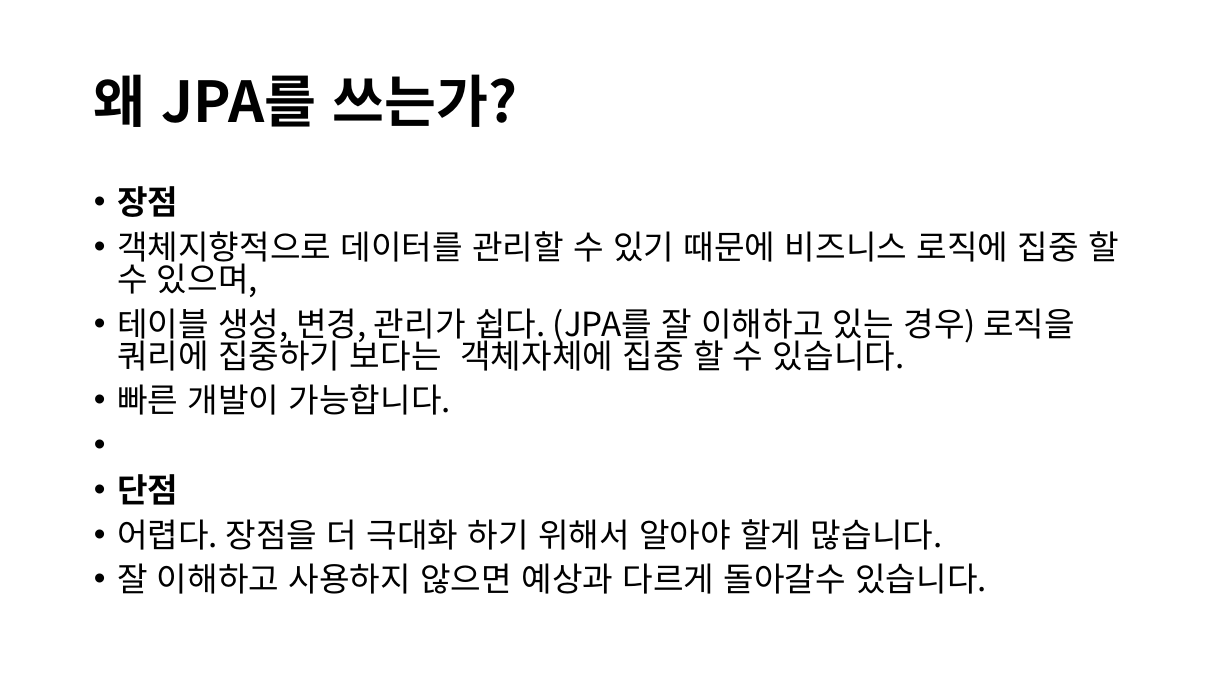
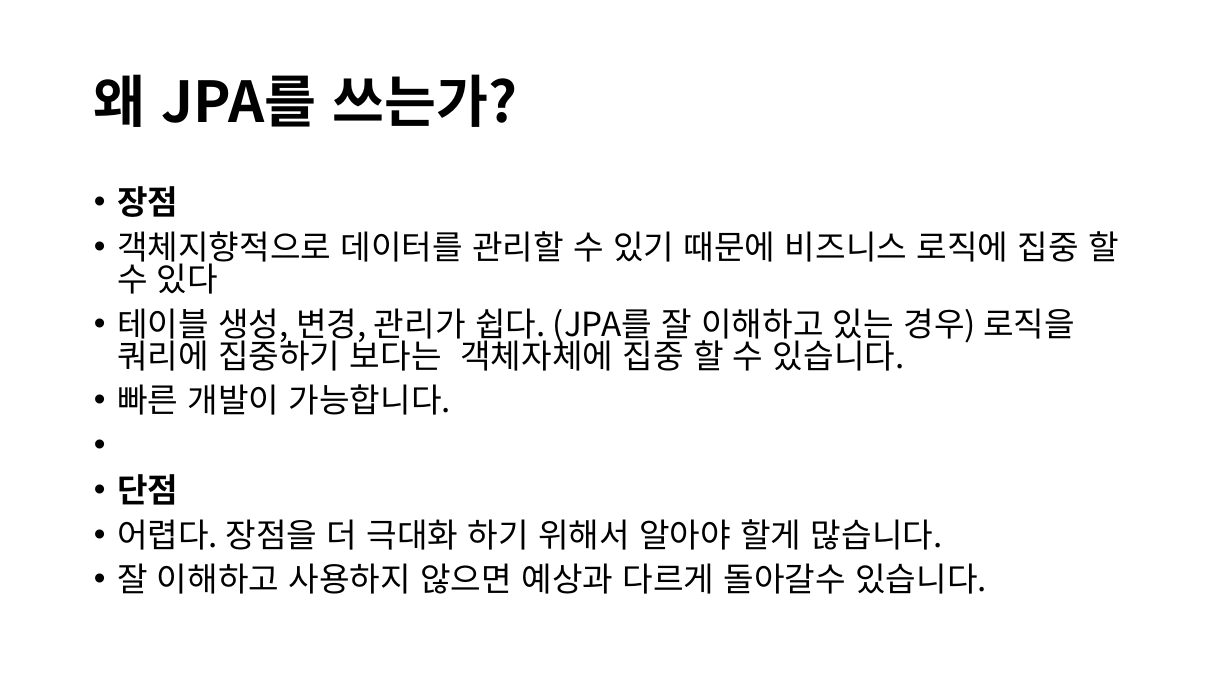
Before and after one commit to visualkhh/book-hibernate, a slide deck: slide 6 of hibernate5.x.pptx. Drawn at 1232x693 pixels with LibreOffice and Linux fonts; fonts in the diff are those of the drawing. Boxes give left, top, right and bottom in pixels: in the first picture for what was removed or moved away, otherwise in the second. Text is boxed around its words. In the diff, an @@ line names an element or a change of style, - is before the commit and + after.

```diff
--- a/hibernate5.x.pptx
+++ b/hibernate5.x.pptx
@@ text at <box>117,231,1119,294</box>: text changed @@
-• 객체지향적으로 데이터를 관리할 수 있기 때문에 비즈니스 로직에 집중 할 수 있으며,
+• 객체지향적으로 데이터를 관리할 수 있기 때문에 비즈니스 로직에 집중 할 수 있다
```
Also in this commit, not shown: 9 other slides changed, 2 slides added.
